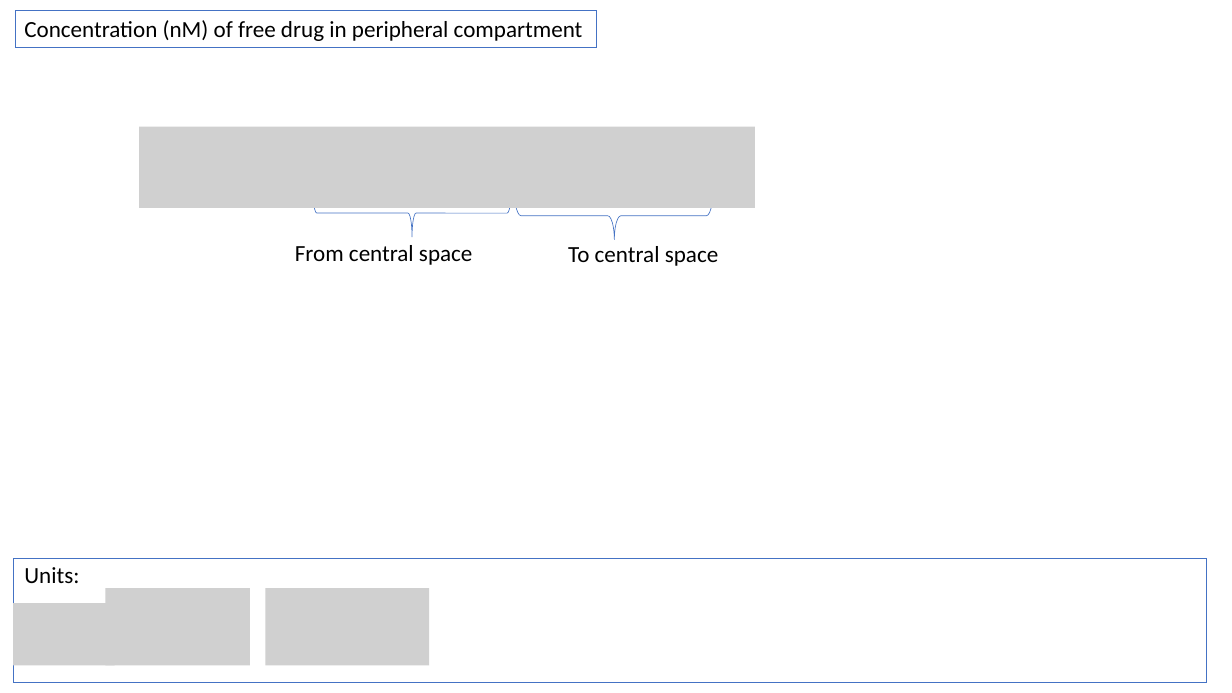
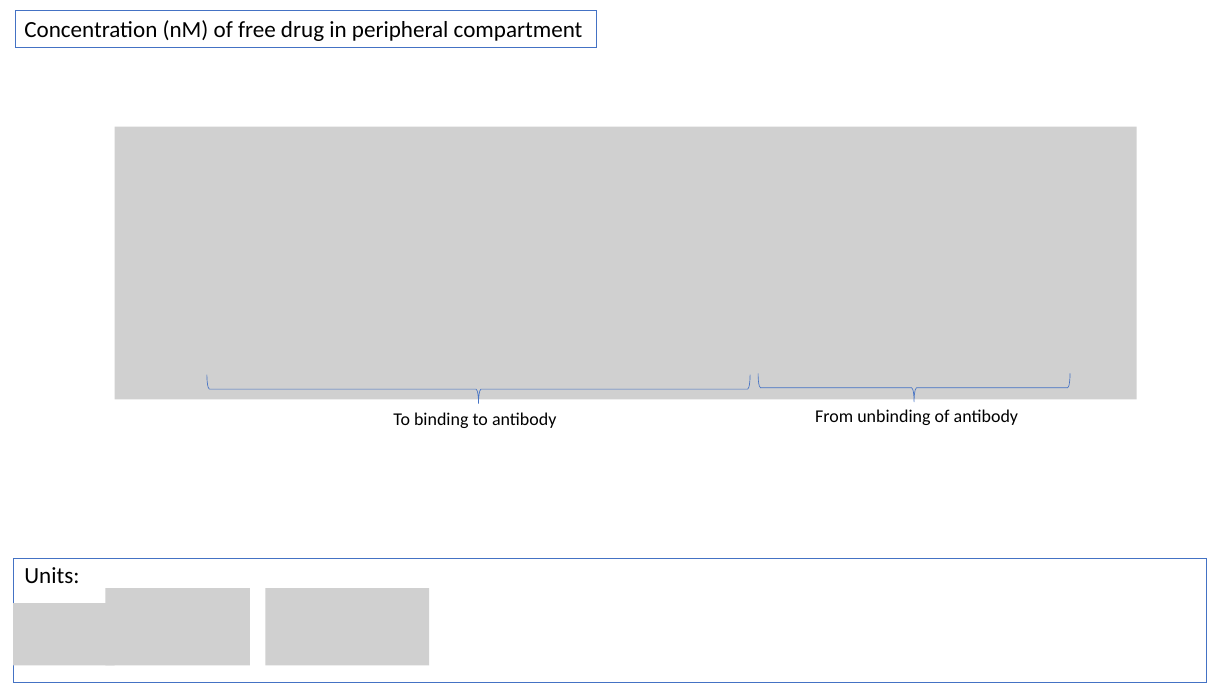
Before and after one commit to judith-stein/hc-protac-shuttle-rshiny-in-vivo, a slide deck: slide 24 of www/logistic_pk_pd_equations_explained.pptx (slide 23 before the commit). Drawn at 1232x693 pixels with LibreOffice and Linux fonts; fonts in the diff are those of the drawing; grey boxes stand for pictures. Boxes give left, top, right and bottom in pixels: in the first picture for what was removed or moved away, otherwise in the second. Text is boxed around its words. In the diff, an @@ line names an element or a change of style, - is before the commit and + after.

Commit message:
binding of drug in drug equation, savefile

```diff
--- a/www/logistic_pk_pd_equations_explained.pptx
+++ b/www/logistic_pk_pd_equations_explained.pptx
@@ picture added at [115,127,1137,399] @@
@@ picture removed at [140,127,755,208] @@
@@ right brace removed at [313,189,512,237] @@
@@ right brace removed at [514,192,713,240] @@
@@ text removed at [295,245,472,265] @@
-From central space
@@ text removed at [568,246,718,266] @@
-To central space
@@ right brace added at [207,375,750,403], outline #4472C4 0.5 pt @@
@@ right brace added at [758,374,1071,403], outline #4472C4 0.5 pt @@
@@ text added at [393,412,556,428], 14 pt, text #000000 @@
+To binding to antibody
@@ text added at [815,409,1018,425], 14 pt, text #000000 @@
+From unbinding of antibody
```
Also in this commit, not shown: 7 other slides changed, 1 slide added, 4 other files.
